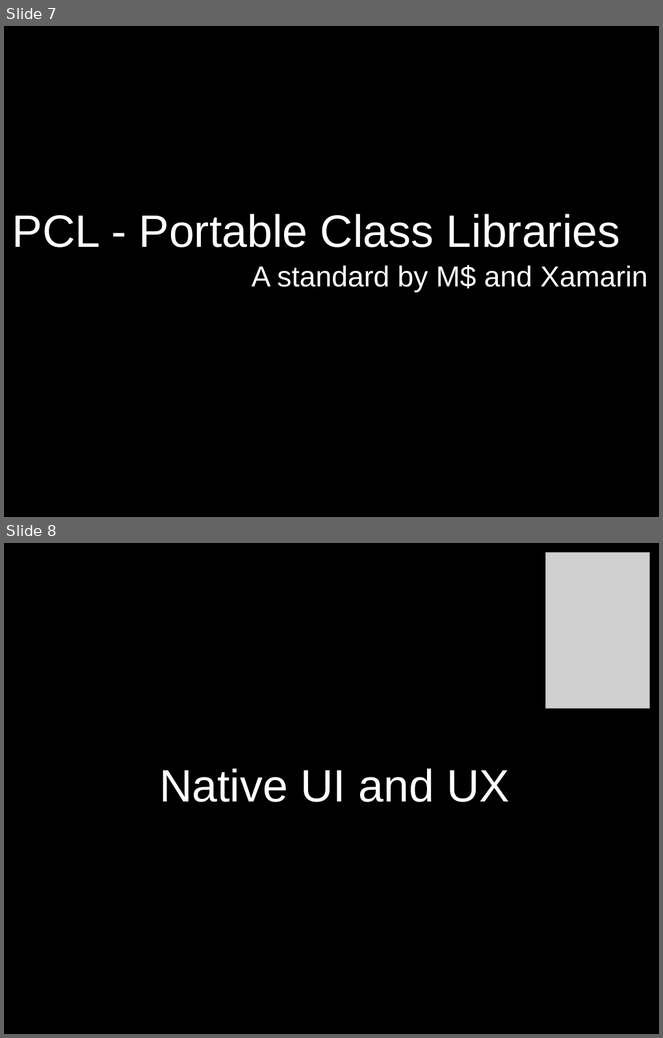
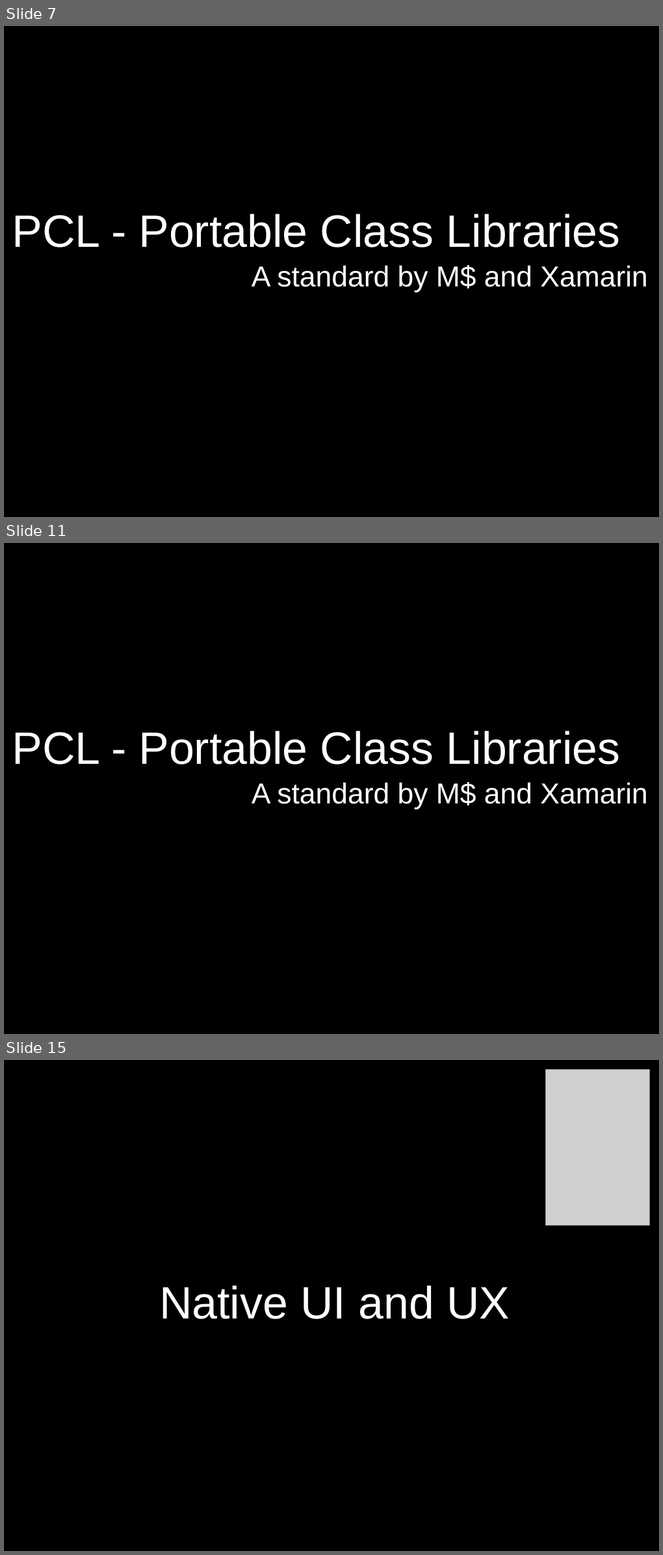
Before and after one commit to dodikk/xamarin-intro-slides, a slide deck: XamarinIntro.odp. Shown one above the other, each under a label of ours: slides 7 and 8 before the commit, slides 7, 11 and 15 after it; the slides between them are not shown. The pictures are 663x1038 and 663x1555 pixels, drawn with LibreOffice and Linux fonts; fonts in the diff are those of the drawing; grey boxes stand for pictures. Boxes give left, top, right and bottom in pixels: in the first picture for what was removed or moved away, otherwise in the second. Text is boxed around its words. In the diff, an @@ line names an element or a change of style, - is before the commit and + after.

```diff
--- a/XamarinIntro.odp
+++ b/XamarinIntro.odp
@@ slide 11 added at (x1=4, y1=543, x2=659, y2=1034), background #000000 @@
@@ text added at (x1=12, y1=731, x2=621, y2=765), 55 pt, text #FFFFFF @@
+PCL - Portable Class Libraries
@@ text added at (x1=252, y1=782, x2=648, y2=810), 35 pt, text #FFFFFF @@
+A standard by M$ and Xamarin
@@ what was slide 8 is now slide 15 @@
```
Also in this commit, not shown: 1 slide changed, 9 other slides added, 1 slide removed, 5 other files.
